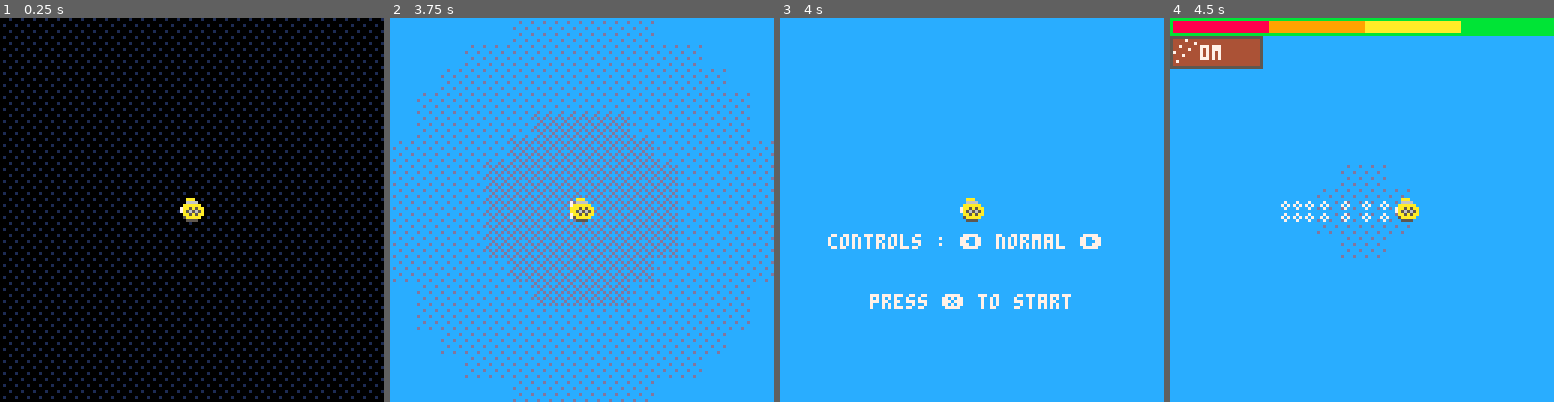
Above: before the commit, frames 1-4 (left to right).
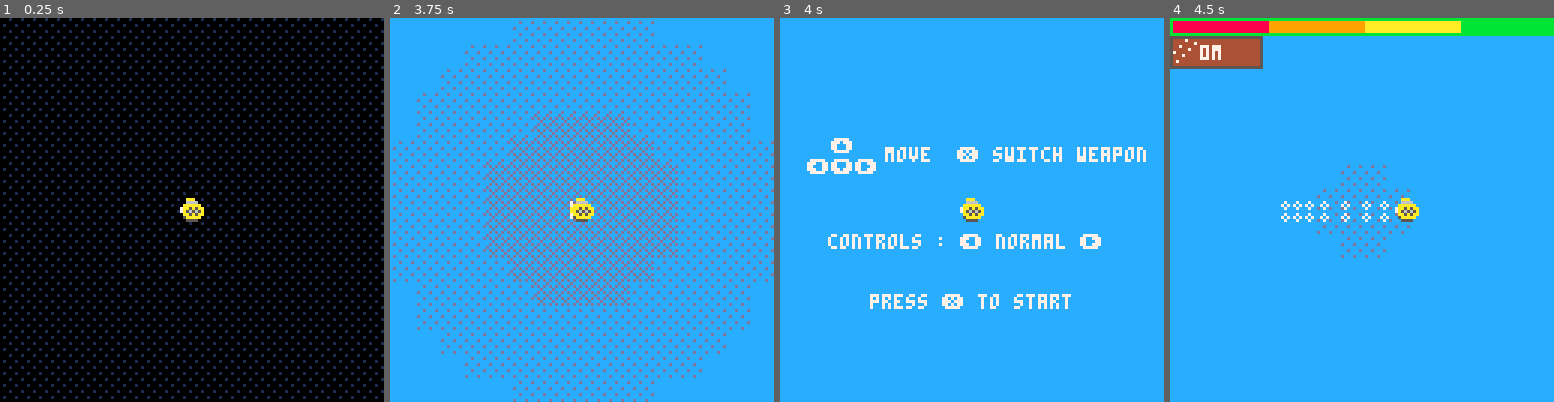
Above: after the commit, the same moments.

Repository: GraulierBrice/LudumDare48
Game: PICO-8 cartridge ludum-dare-48.p8
Same seed, same stepped clock (60 frames per second), same inputs: the game is played once before the commit and once after it.
Inputs:
- Up to frame 1 (0.25 s): no input
- Up to frame 2 (3.75 s): tap X (X key) at 0.33, 1.07, 1.85, 2.97 s; hold Right 1.6-2.1 s; hold Up 2.15-2.42 s; hold Right 2.47-3.03 s; hold Left 3.08-3.58 s; hold Down from 3.63 s (still down)
- Up to frame 3 (4 s): release Down at 3.97 s
- Up to frame 4 (4.5 s): hold Right from 4.02 s (still down); tap X (X key) at 4.08 s

Frames 1-2 are identical in both runs. In frame 3, 1.7% of the frame differs, in the area x 7-96%, y 31-41%; in frame 4, nothing differs.

Commit message:
controls

Diff:
--- a/ludum-dare-48.p8
+++ b/ludum-dare-48.p8
@@ -100,7 +100,11 @@
 		txt = "invert"
 	end
 	print("controls : ⬅️ " .. txt .. " ➡️", 16, 72, 7)
+	print("⬆️",17,40)
+	print("⬅️⬇️➡️",9,47)
+	print("move  ❎ switch weapon",35,43)
 	print("press ❎ to start", 30, 92, (time()%2>1) and 12 or 7)
+
 end
 
 function draw_game()
